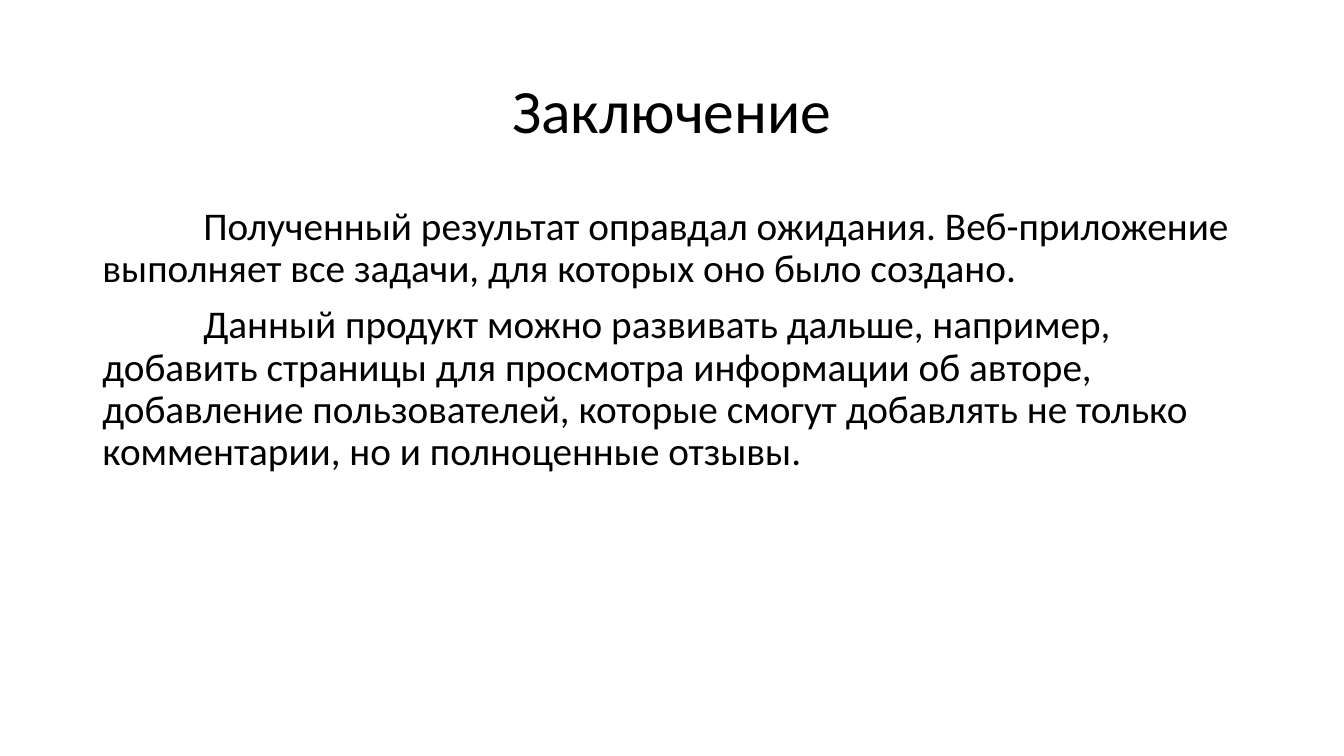
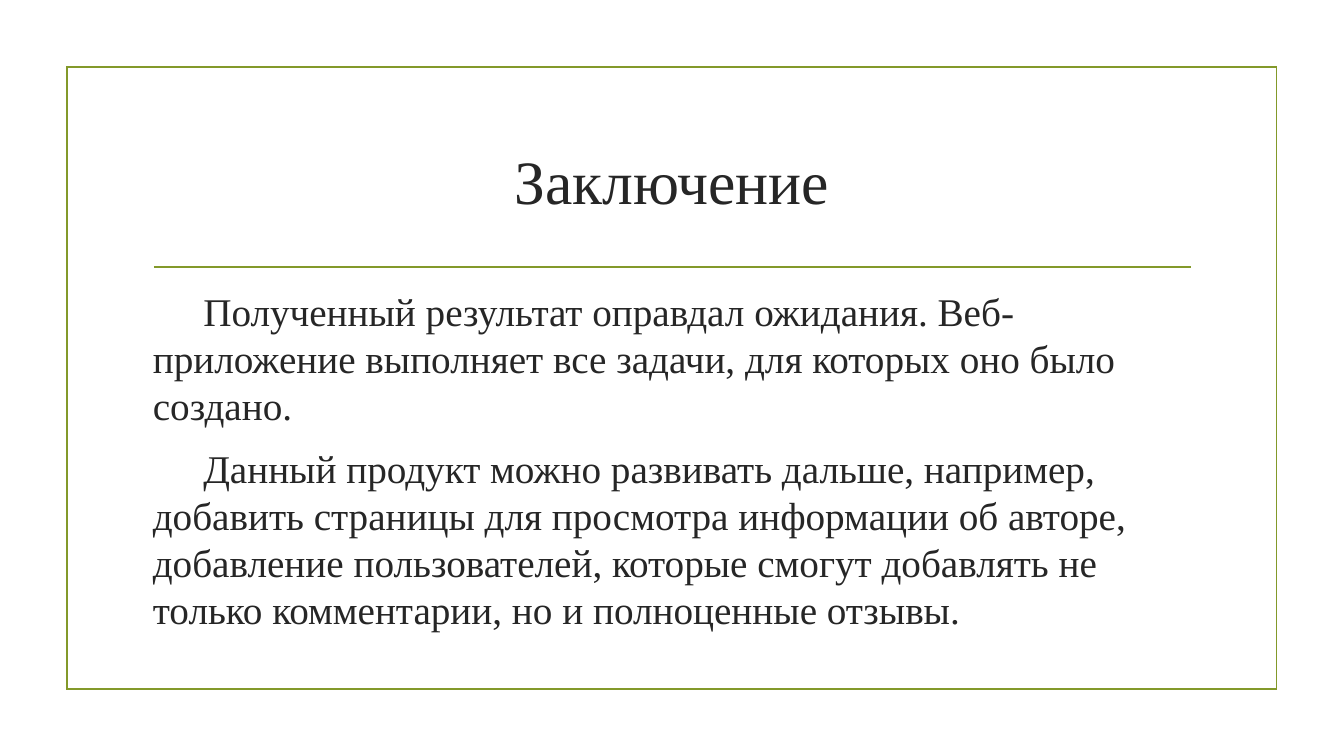
Before and after one commit to NikitaOlenichev/BookSearch, a slide deck: slide 4 of docs/Сайт «КнигаПоиск» Презентация.pptx. Drawn at 1344x756 pixels with LibreOffice and Linux fonts; fonts in the diff are those of the drawing; background and template pictures are left out. Boxes give left, top, right and bottom in pixels: in the first picture for what was removed or moved away, otherwise in the second. Text is boxed around its words. In the diff, an @@ line names an element or a change of style, - is before the commit and + after.

```diff
--- a/docs/Сайт «КнигаПоиск» Презентация.pptx
+++ b/docs/Сайт «КнигаПоиск» Презентация.pptx
@@ rectangle added at bbox=[67, 68, 1276, 690], outline #83992A 1.25 pt @@
@@ title "Заключение": place and size @@
-title "Заключение" at bbox=[512, 93, 831, 134]
+title "Заключение" at bbox=[515, 163, 829, 205]
@@ title "Заключение" at bbox=[515, 163, 829, 205]: font Calibri to Times New Roman, text colour #000000 to #262626; line spacing 0.9 to 1 @@
@@ line added from (154, 267) to (1191, 267), #83992A 1.25 pt @@
@@ text "Полученный результат оправдал ожидания. Веб-приложение ...": place and size @@
-text "Полученный результат оправдал ожидания. Веб-приложение ..." at bbox=[102, 213, 1229, 472]
+text "Полученный результат оправдал ожидания. Веб-приложение ..." at bbox=[153, 298, 1126, 632]
@@ text "Полученный результат оправдал ожидания. Веб-приложение ..." at bbox=[153, 298, 1126, 632]: font Calibri to Times New Roman, text colour #000000 to #262626; line spacing 0.9 to 1; more space between paragraphs @@
```
Also in this commit, not shown: 3 other slides changed, 1 other file.
